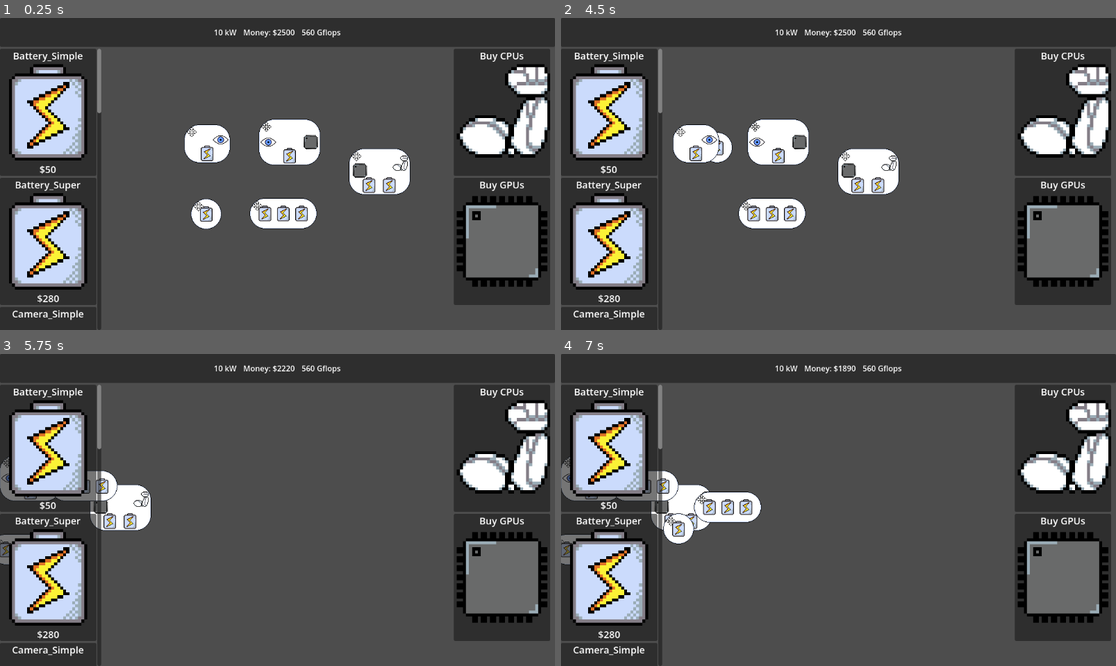
Above: before the commit, frames 1-4 (two rows, left to right).
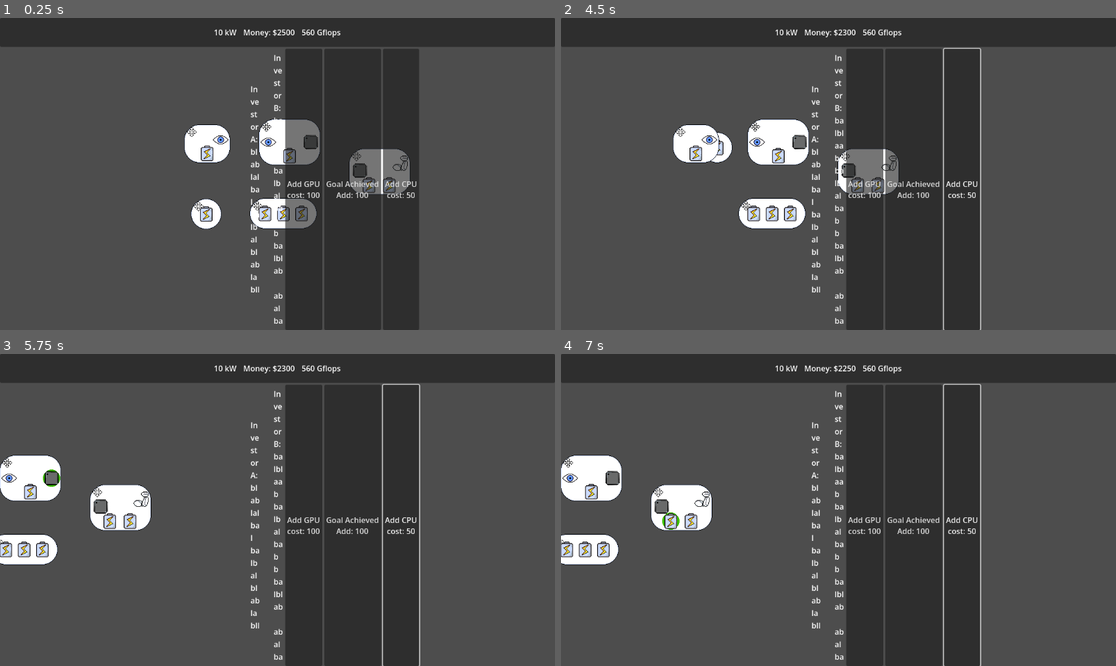
Above: after the commit, the same moments.

Repository: ARCsweden/GameJam2026SpringB
Game: Godot game, scene res://Scenes/Game/Game.tscn
Same seed, same stepped clock (60 frames per second), same inputs: the game is played once before the commit and once after it. The engine's default icon, where the game draws it, is replaced by a stand-in: a white triangle on a blue panel in a dark square.
Inputs (mouse positions are in pixels of both pictures, inside the frame that each line leads up to):
- Up to frame 1 (0.25 s): no input
- Up to frame 2 (4.5 s): click (866, 189) at 0.5 s, where only the run after the commit has a clickable "Add GPU cost: 100"; click (916, 189) at 1.25 s, where only the run after the commit has a clickable "Goal Achieved Add: 100"; click (960, 189) at 2 s, where only the run after the commit has a clickable "Add CPU cost: 50"; tap Enter at 2.75, 4.25 s; drag from (766, 214) to (783, 139) at 2.77 s; tap Space at 3.5 s; drag from (760, 205) to (783, 139) at 3.52 s; move the mouse to (827, 214) at 4.27 s; hold Right (pan_right) from 4.28 s (still down); click (827, 214) at 4.42 s
- Up to frame 3 (5.75 s): release Right (pan_right) at 5 s; drag from (27, 550) to (55, 478) at 5.02 s
- Up to frame 4 (7 s): tap Space at 5.75 s; drag from (605, 550) to (699, 500) at 5.77 s; drag from (572, 478) to (672, 522) at 6.52 s

The runs differ from the first frame. In frame 1, 51% of the frame differs, in the area x 0-100%, y 9-100%; in frame 2, 51%; in frame 3, 51%; in frame 4, 53%, in the area x 0-100%, y 3-100%.
Error after the commit: Parse Error: Could not find type "GoalRequirement" in the current scope. (res://Scripts/GoalData.gd:17)

Commit message:
fix mess

Diff:
--- a/Resources/Goal1.tres
+++ b/Resources/Goal1.tres
@@ -4,7 +4,10 @@
 [ext_resource type="Script" uid="uid://cmyshpwolbips" path="res://Scripts/GoalData.gd" id="1_w5eog"]
 [ext_resource type="Resource" uid="uid://kkg8e06fywo5" path="res://Resources/Goal3.tres" id="2_fi1ry"]
 [ext_resource type="Resource" uid="uid://bbpn4wl0wonps" path="res://Resources/Goal2.tres" id="3_7ijsc"]
-[ext_resource type="PackedScene" uid="uid://bs4vg30lta46q" path="res://Scenes/Game/Nodes/investor_arm.tscn" id="5_0vvac"]
+[ext_resource type="PackedScene" uid="uid://darq3a7grvg6n" path="res://Scenes/Game/Nodes/investor_passive.tscn" id="5_8u1eq"]
+[ext_resource type="Script" uid="uid://dbspp5vxa5rfs" path="res://Scripts/GoalRequirement.gd" id="6_0vvac"]
+[ext_resource type="Resource" uid="uid://bsdshgngocccn" path="res://Resources/req_vision.tres" id="7_g47mh"]
+[ext_resource type="Resource" uid="uid://d0sxcn2wvk8ya" path="res://Resources/req_compute.tres" id="8_grhjl"]
 
 [resource]
 script = ExtResource("1_w5eog")
@@ -18,5 +21,6 @@
 target_multiplier = 2.0
 reward_multiplier = 1.5
 icon = ExtResource("1_8u1eq")
-packed_scene = ExtResource("5_0vvac")
+packed_scene = ExtResource("5_8u1eq")
+requirements = Array[ExtResource("6_0vvac")]([ExtResource("7_g47mh"), ExtResource("8_grhjl")])
 metadata/_custom_type_script = "uid://cmyshpwolbips"
--- a/Resources/Goal2.tres
+++ b/Resources/Goal2.tres
@@ -3,6 +3,8 @@
 [ext_resource type="Script" uid="uid://cmyshpwolbips" path="res://Scripts/GoalData.gd" id="1_fswo7"]
 [ext_resource type="Texture2D" uid="uid://dl4e8na64nkak" path="res://Assets/Art/mcu.png" id="1_smwok"]
 [ext_resource type="PackedScene" uid="uid://bap75ypl22mi8" path="res://Scenes/Game/Nodes/investor_compute.tscn" id="3_uq566"]
+[ext_resource type="Script" uid="uid://dbspp5vxa5rfs" path="res://Scripts/GoalRequirement.gd" id="4_u0ltf"]
+[ext_resource type="Resource" uid="uid://bsdshgngocccn" path="res://Resources/req_vision.tres" id="5_1pph0"]
 
 [resource]
 script = ExtResource("1_fswo7")
@@ -13,4 +15,5 @@
 action_tag = "gpu"
 icon = ExtResource("1_smwok")
 packed_scene = ExtResource("3_uq566")
+requirements = Array[ExtResource("4_u0ltf")]([ExtResource("5_1pph0")])
 metadata/_custom_type_script = "uid://cmyshpwolbips"
--- a/Resources/Goal3.tres
+++ b/Resources/Goal3.tres
@@ -3,6 +3,8 @@
 [ext_resource type="Texture2D" uid="uid://dl4e8na64nkak" path="res://Assets/Art/mcu.png" id="1_cbafk"]
 [ext_resource type="Script" uid="uid://cmyshpwolbips" path="res://Scripts/GoalData.gd" id="1_umg5b"]
 [ext_resource type="PackedScene" uid="uid://bap75ypl22mi8" path="res://Scenes/Game/Nodes/investor_compute.tscn" id="3_rvgag"]
+[ext_resource type="Script" uid="uid://dbspp5vxa5rfs" path="res://Scripts/GoalRequirement.gd" id="4_lrmp1"]
+[ext_resource type="Resource" uid="uid://bsdshgngocccn" path="res://Resources/req_vision.tres" id="5_l1clu"]
 
 [resource]
 script = ExtResource("1_umg5b")
@@ -13,4 +15,5 @@
 action_tag = "cpu"
 icon = ExtResource("1_cbafk")
 packed_scene = ExtResource("3_rvgag")
+requirements = Array[ExtResource("4_lrmp1")]([ExtResource("5_l1clu")])
 metadata/_custom_type_script = "uid://cmyshpwolbips"
--- a/Resources/Object_Detection.tres
+++ b/Resources/Object_Detection.tres
@@ -9,5 +9,5 @@
 module_name = "Object_Detection"
 cost = 50
 packed_scene = ExtResource("2_1b58m")
-action_tag = "object_detection"
+action_tag = "vision"
 icon = ExtResource("1_r7ena")
--- a/Scenes/Game/Nodes/investor_arm.tscn
+++ b/Scenes/Game/Nodes/investor_arm.tscn
@@ -4,10 +4,6 @@
 [ext_resource type="Script" uid="uid://cqifnoensgc8o" path="res://Scenes/Game/Nodes/scematic_investor_node.gd" id="2_eh8y6"]
 [ext_resource type="PackedScene" uid="uid://papeltj4fgxv" path="res://Scenes/Game/node_slot.tscn" id="2_on32t"]
 [ext_resource type="Texture2D" uid="uid://cbh58ek5y54tv" path="res://Assets/Art/arm.png" id="3_eh8y6"]
-[ext_resource type="Script" uid="uid://y4yfi83dvdca" path="res://Scripts/GoalItemUI.gd" id="4_ctwj1"]
-
-[sub_resource type="LabelSettings" id="LabelSettings_on32t"]
-font_size = 10
 
 [node name="InvestorArm" unique_id=1799637696 instance=ExtResource("1_ctwj1")]
 script = ExtResource("2_eh8y6")
@@ -20,20 +16,8 @@
 texture = ExtResource("3_eh8y6")
 type = 3
 
-[node name="VBoxContainer" type="VBoxContainer" parent="." index="3" unique_id=114266303]
-offset_left = 45.0
-offset_top = 29.0
+[node name="BarsContainer" type="VBoxContainer" parent="." index="3" unique_id=2022251604]
+offset_left = 44.0
+offset_top = 13.0
 offset_right = 115.0
-offset_bottom = 68.0
-script = ExtResource("4_ctwj1")
-
-[node name="Label" type="Label" parent="VBoxContainer" index="0" unique_id=1358125754]
-custom_minimum_size = Vector2(10, 10)
-layout_mode = 2
-label_settings = SubResource("LabelSettings_on32t")
-autowrap_mode = 3
-
-[node name="ProgressBar" type="ProgressBar" parent="VBoxContainer" index="1" unique_id=763369301]
-custom_minimum_size = Vector2(10, 10)
-layout_mode = 2
-show_percentage = false
+offset_bottom = 84.0
--- a/Scenes/Game/Nodes/investor_compute.tscn
+++ b/Scenes/Game/Nodes/investor_compute.tscn
@@ -4,10 +4,6 @@
 [ext_resource type="Script" uid="uid://cqifnoensgc8o" path="res://Scenes/Game/Nodes/scematic_investor_node.gd" id="2_j5mho"]
 [ext_resource type="PackedScene" uid="uid://papeltj4fgxv" path="res://Scenes/Game/node_slot.tscn" id="3_7pbx1"]
 [ext_resource type="Texture2D" uid="uid://dl4e8na64nkak" path="res://Assets/Art/mcu.png" id="4_ob7mo"]
-[ext_resource type="Script" uid="uid://y4yfi83dvdca" path="res://Scripts/GoalItemUI.gd" id="5_ywca7"]
-
-[sub_resource type="LabelSettings" id="LabelSettings_51kxl"]
-font_size = 10
 
 [node name="InvestorCompute" unique_id=1799637696 instance=ExtResource("1_t1j5y")]
 script = ExtResource("2_j5mho")
@@ -20,20 +16,8 @@
 texture = ExtResource("4_ob7mo")
 type = 2
 
-[node name="VBoxContainer" type="VBoxContainer" parent="." index="3" unique_id=606330067]
-offset_left = 45.0
-offset_top = 29.0
+[node name="BarsContainer" type="VBoxContainer" parent="." index="3" unique_id=1805800629]
+offset_left = 44.0
+offset_top = 13.0
 offset_right = 115.0
-offset_bottom = 68.0
-script = ExtResource("5_ywca7")
-
-[node name="Label" type="Label" parent="VBoxContainer" index="0" unique_id=677681245]
-custom_minimum_size = Vector2(10, 10)
-layout_mode = 2
-label_settings = SubResource("LabelSettings_51kxl")
-autowrap_mode = 3
-
-[node name="ProgressBar" type="ProgressBar" parent="VBoxContainer" index="1" unique_id=251803453]
-custom_minimum_size = Vector2(10, 10)
-layout_mode = 2
-show_percentage = false
+offset_bottom = 84.0
--- a/Scenes/Game/Nodes/scematic_investor_node.gd
+++ b/Scenes/Game/Nodes/scematic_investor_node.gd
@@ -1,30 +1,54 @@
 extends SchematicsNode
 class_name GoalSchematicNode
 
-@onready var progress_bar: ProgressBar = $VBoxContainer/ProgressBar
-@onready var label: Label = $VBoxContainer/Label
+@onready var bars_container: VBoxContainer = $BarsContainer
 
 var my_goal_id: String = ""
 
-# Called by the Schematic exactly when it spawns
+# Dictionaries to quickly find the right UI elements when a signal arrives
+var progress_bars: Dictionary = {}
+var labels: Dictionary = {}
+
 func setup(goal: GoalData) -> void:
 	my_goal_id = goal.goal_id
 
-	# Setup visuals
-	progress_bar.max_value = goal.target_value
-	progress_bar.value = 0
-	label.text = goal.description + " (0/" + str(goal.target_value) + ")"
+	# Generate UI for every requirement
+	for req in goal.requirements:
+		var item_container = VBoxContainer.new()
+		var lbl = Label.new()
+		var pb = ProgressBar.new()
 
-	# Listen to the GoalManager!
+		lbl.text = req.description + " (0/" + str(req.target_value) + ")"
+		pb.max_value = req.target_value
+		pb.value = 0
+		pb.custom_minimum_size = Vector2(100, 15)
+
+		item_container.add_child(lbl)
+		item_container.add_child(pb)
+		bars_container.add_child(item_container)
+
+		# Save them to our dictionaries using the action_tag as the Key
+		progress_bars[req.action_tag] = pb
+		labels[req.action_tag] = lbl
+
 	GoalManager.goal_progress_updated.connect(_on_progress_updated)
 	GoalManager.goal_completed.connect(_on_goal_completed)
 
-func _on_progress_updated(goal_id: String, current: int, target: int) -> void:
+# Notice the new 'action_tag' parameter here!
+func _on_progress_updated(goal_id: String, action_tag: String, current: int, target: int) -> void:
+	if goal_id == my_goal_id:
+		# Check if we have a progress bar for this specific tag
+		if progress_bars.has(action_tag):
+			progress_bars[action_tag].value = current
 
-	if goal_id == my_goal_id:
-		progress_bar.value = current
-		label.text = GoalManager.goal_definitions[goal_id].description + " (" + str(current) + "/" + str(target) + ")"
+			# Find the description from the GoalManager to format the text
+			var desc = ""
+			for req in GoalManager.goal_definitions[goal_id].requirements:
+				if req.action_tag == action_tag:
+					desc = req.description
+					break
 
+			labels[action_tag].text = desc + " (" + str(current) + "/" + str(target) + ")"
 func _on_goal_completed(goal_id: String) -> void:
 	if goal_id == my_goal_id:
 		# The goal is done! Play a sound/particle here if you want, then delete it.
--- a/Scenes/Game/schematic.gd
+++ b/Scenes/Game/schematic.gd
@@ -11,8 +11,13 @@
 
 func _ready() -> void:
 	EconomyManager.initialize_game(Constants.STARTING_MONEY)
-	GoalManager.call_deferred("activate_single_goal",cpu_goal)
-	GoalManager.call_deferred("activate_single_goal",gpu_goal)
+	#GoalManager.call_deferred("activate_single_goal",cpu_goal)
+	#GoalManager.call_deferred("activate_single_goal",gpu_goal)
+	GoalManager.call_deferred("unlock_goal_for_store",cpu_goal)
+	GoalManager.call_deferred("unlock_goal_for_store",gpu_goal)
+	#GoalManager.unlock_goal_for_store(cpu_goal)
+	#GoalManager.unlock_goal_for_store(gpu_goal)
+
 
 	SignalBus.node_entered.connect(_on_node_entered)
 	SignalBus.node_exited.connect(_on_node_exited)
@@ -42,6 +47,7 @@
 	# 4. Hijack the master node variable!
 	node = new_goal_node
 	dragging = true
+	GoalManager.activate_single_goal(goal)
 
 # --- Spawn the Regular Node ---
 func _on_spawn_from_store(module: ModuleData) -> void:
--- a/Scenes/UI/sidebars.tscn
+++ b/Scenes/UI/sidebars.tscn
@@ -16,6 +16,7 @@
 [ext_resource type="Resource" uid="uid://c27bt5ygaamp0" path="res://Resources/Object_Detection.tres" id="9_h0ar1"]
 [ext_resource type="Resource" uid="uid://c0p8lydruxjxk" path="res://Resources/Arm_Simple.tres" id="10_i7w1n"]
 [ext_resource type="Script" uid="uid://cxwn8yrjkyp3v" path="res://Scripts/ModuleData.gd" id="10_sr12i"]
+[ext_resource type="Resource" uid="uid://dlalqb133e4vq" path="res://Resources/Compute.tres" id="11_h0ar1"]
 [ext_resource type="Script" uid="uid://bvri523cqqbw4" path="res://Scripts/GoalsStoreGrid.gd" id="17_xo0gq"]
 [ext_resource type="PackedScene" uid="uid://c8q18rwxj14nt" path="res://Scenes/Game/goal_store_item_ui.tscn" id="18_lu8f2"]
 
@@ -281,7 +282,7 @@
 layout_mode = 2
 script = ExtResource("8_43ur1")
 store_item_scene = ExtResource("9_6ptox")
-available_modules = Array[ExtResource("10_sr12i")]([ExtResource("5_et7fu"), ExtResource("6_xo0gq"), ExtResource("7_lu8f2"), ExtResource("9_h0ar1"), ExtResource("10_i7w1n"), ExtResource("5_tko4l"), ExtResource("3_43ur1"), ExtResource("5_sr12i"), ExtResource("3_43ur1"), ExtResource("3_43ur1")])
+available_modules = Array[ExtResource("10_sr12i")]([ExtResource("5_et7fu"), ExtResource("6_xo0gq"), ExtResource("7_lu8f2"), ExtResource("9_h0ar1"), ExtResource("10_i7w1n"), ExtResource("5_tko4l"), ExtResource("11_h0ar1"), ExtResource("5_sr12i"), ExtResource("3_43ur1"), ExtResource("3_43ur1")])
 
 [node name="Goal" type="MarginContainer" parent="." unique_id=1347628786]
 visible = false
--- a/Scripts/GoalData.gd
+++ b/Scripts/GoalData.gd
@@ -1,18 +1,20 @@
 extends Resource
 class_name GoalData
+
+enum LogicType {ACTIVE, PASSIVE}
 
 @export var goal_id: String
 @export var description: String
 @export var reward_amount: int
-@export var target_value: int
 @export var next_goals: Array[GoalData]
 @export var is_repeatable: bool = false
-@export var action_tag: String
 @export var target_multiplier: float = 1.0
 @export var reward_multiplier: float = 1.0
 @export var icon: Texture2D
 @export var packed_scene: PackedScene
 @export_multiline var goal_text: String
+@export var logic_type: LogicType = LogicType.PASSIVE
+@export var requirements: Array[GoalRequirement]
 #@export var amount_of_CPU: int
 #@export var amount_of_GPU: int
 #@export var amount_of_cameras: int # e.g., "Connect 5 pipes" -> target_value = 5
--- a/Scripts/GoalItemUI.gd
+++ b/Scripts/GoalItemUI.gd
@@ -10,12 +10,12 @@
 func setup(goal: GoalData) -> void:
 	print("SETUP GOALS TO XX")
 	base_description = goal.description
-	progress_bar.max_value = goal.target_value
-	update_progress(0, goal.target_value)
+	#progress_bar.max_value = goal.target_value
+	#update_progress(0, goal.target_value)
 
 # Called every time progress is made
 func update_progress(current: int, target: int) -> void:
-	progress_bar.max_value = target
-	progress_bar.value = current
+	#progress_bar.max_value = target
+	#progress_bar.value = current
 	# Using Godot's string formatting to make it look like: "Buy CPU (1/2)"
 	label.text = "%s (%d/%d)" % [base_description, current, target]
--- a/Scripts/GoalManager.gd
+++ b/Scripts/GoalManager.gd
@@ -17,6 +17,12 @@
 	for goal in goals_array:
 		activate_single_goal(goal)
 
+# --- 1. THE UNLOCKER (Sends the goal to the Store) ---
+func unlock_goal_for_store(base_goal: GoalData) -> void:
+	# We don't track progress yet! We just tell the UI to create a button.
+	print("Goal Unlocked in Store: ", base_goal.goal_id)
+	SignalBus.goal_unlocked.emit(base_goal)
+
 # METHOD B: Add a single goal dynamically
 func activate_single_goal(base_goal: GoalData) -> void:
 	# First check if it's already active to prevent duplicates
@@ -24,8 +30,13 @@
 		var goal = base_goal.duplicate()
 		# 1. Save the Resource data so we know the target and reward later
 		goal_definitions[goal.goal_id] = goal
+
+		var progress_dict = {}
+		for req in goal.requirements:
+			progress_dict[req.action_tag]=0
+
 		# 2. Add it to active goals and set its starting progress to 0
-		active_goals[goal.goal_id] = 0
+		active_goals[goal.goal_id] = progress_dict
 
 		print("New Goal Added: ", goal.goal_id)
 		goal_activated.emit(goal)
@@ -38,29 +49,42 @@
 		active_goals[goal.goal_id] = 0
 # Replace add_progress with this new function:
 func trigger_action(action: String, amount: int = 1) -> void:
-	# A temporary list to hold goals that finish during this loop
 	var goals_to_complete: Array[String] = []
 
-	# 1. Loop through every currently active goal
 	for goal_id in active_goals.keys():
 		var goal_data = goal_definitions[goal_id]
+		var progress = active_goals[goal_id] # This is now a Dictionary
 
-		# 2. Check if this goal cares about the action that just happened
-		if goal_data.action_tag == action:
+		# Does this goal care about the action that just happened?
+		if progress.has(action):
+			progress[action] += amount
 
-			# 3. Add progress and tell the UI to update
-			active_goals[goal_id] += amount
-			var target = goal_data.target_value
-			goal_progress_updated.emit(goal_id, active_goals[goal_id], target)
+			# Find the target value for this specific action
+			var target = 0
+			for req in goal_data.requirements:
+				if req.action_tag == action:
+					target = req.target_value
+					break
 
-			# 4. If it hit the target, mark it for completion!
-			if active_goals[goal_id] >= target:
+			# Tell the UI to update this specific bar
+			goal_progress_updated.emit(goal_id, action, progress[action], target)
+
+			# Check if the ENTIRE goal is finished
+			if _is_goal_complete(goal_id):
 				goals_to_complete.append(goal_id)
 
-	# 5. Safely finish and remove the goals after the loop is done
 	for finished_goal_id in goals_to_complete:
 		_finish_and_remove_goal(finished_goal_id)
+# Helper function to check if all requirements hit their target
+func _is_goal_complete(goal_id: String) -> bool:
+	var goal_data = goal_definitions[goal_id]
+	var progress = active_goals[goal_id]
 
+	for req in goal_data.requirements:
+		if progress[req.action_tag] < req.target_value:
+			return false # Found one that isn't done yet!
+
+	return true # All requirements met!
 # The pipeline script calls this when a player does something good
 #func add_progress(goal_id: String, amount: int = 1):
 #	print("Goal Process")
@@ -73,33 +97,6 @@
 #		if active_goals[goal_id] >= target:
 #			complete_goal(goal_id)
 
-func complete_goal(goal_id: String):
-	var completed_goal_data = goal_definitions[goal_id]
-	var reward = goal_definitions[goal_id].reward_amount
-	print("Goal Completed: ", goal_id)
-	# Talk to the other Autoload to give the player money!
-	EconomyManager.add_money(reward)
-	EconomyManager.goal_completed.emit(goal_id, reward)
-
-	for next_goal in completed_goal_data.next_goals:
-		print("Next goal", next_goal)
-		if next_goal != null:
-			activate_single_goal(next_goal)
-			print("New goal added", next_goal)
-
-	if completed_goal_data.is_repeatable:
-		# Reset the progress back to 0
-		active_goals[goal_id] = 0
-
-		# Tell the UI to update the visual bar back down to 0
-		goal_progress_updated.emit(goal_id, 0, completed_goal_data.target_value)
-		print("Repeatable Goal Reset: ", goal_id)
-	else:
-		# Remove from active goals so it can't be completed twice
-		active_goals.erase(goal_id)
-		goal_definitions.erase(goal_id)
-		print("Goal Completed and Removed")
-
 func _finish_and_remove_goal(goal_id: String) -> void:
 	# Grab the data before we do anything
 	var completed_goal_data = goal_definitions[goal_id]
@@ -111,23 +108,30 @@
 	# 2. Trigger the next goals in the chain (if there are any)
 	for next_goal in completed_goal_data.next_goals:
 		if next_goal != null:
-			activate_single_goal(next_goal)
+			unlock_goal_for_store(next_goal)
 
 	# 3. --- THE REPEATABLE LOGIC ---
 	if completed_goal_data.is_repeatable:
-		# 1. Multiply the target and reward for the NEXT round (convert float back to int)
-		completed_goal_data.target_value = int(completed_goal_data.target_value * completed_goal_data.target_multiplier)
+
+		# Scale the overall reward for the next tier
 		completed_goal_data.reward_amount = int(completed_goal_data.reward_amount * completed_goal_data.reward_multiplier)
 
-		# Reset the progress back to 0
-		active_goals[goal_id] = 0
+		# Loop through EVERY requirement and scale its specific target value
+		for req in completed_goal_data.requirements:
+			req.target_value = int(req.target_value * completed_goal_data.target_multiplier)
 
-		# Tell the UI to update the visual bar back down to 0
+		# Tell the board to DESTROY the node!
 		goal_completed.emit(goal_id)
-		goal_activated.emit(completed_goal_data)
-		#goal_progress_updated.emit(goal_id, 0, completed_goal_data.target_value)
-		print("Repeatable Goal Reset: ", goal_id)
 
+		# STOP tracking it on the board
+		active_goals.erase(goal_id)
+		# We also remove it from the board definitions so it doesn't leave ghost data
+		goal_definitions.erase(goal_id)
+
+		# Send the newly scaled clone back to the Store!
+		unlock_goal_for_store(completed_goal_data)
+
+		print("Repeatable Goal scaled and returned to store! ", goal_id)
 	else:
 		# It's a one-time goal. Tell the UI to delete it entirely.
 		goal_completed.emit(goal_id)
--- a/Scripts/GoalsStoreGrid.gd
+++ b/Scripts/GoalsStoreGrid.gd
@@ -5,14 +5,17 @@
 func _ready() -> void:
 	pass
 	# Listen for when goals activate (this handles chains automatically!)
-	GoalManager.goal_activated.connect(_on_goal_activated)
+	#GoalManager.goal_activated.connect(_on_goal_activated)
+	SignalBus.goal_unlocked.connect(_on_goal_unlocked)
 
 	# Race-condition check: Spawn any goals that activated BEFORE this UI loaded
 	for goal_id in GoalManager.active_goals.keys():
 		var goal_data = GoalManager.goal_definitions[goal_id]
 		_spawn_store_button(goal_data)
 
-func _on_goal_activated(goal: GoalData) -> void:
+#func _on_goal_activated(goal: GoalData) -> void:
+#	_spawn_store_button(goal)
+func _on_goal_unlocked(goal: GoalData) -> void:
 	_spawn_store_button(goal)
 
 func _spawn_store_button(goal: GoalData) -> void:
--- a/Scripts/SignalBus.gd
+++ b/Scripts/SignalBus.gd
@@ -16,3 +16,4 @@
 signal disconnect_slot_flow(start_slot: NodeSlot, end_slot: NodeSlot)
 signal spawn_from_store(module: ModuleData)
 signal spawn_goal_from_store(module: GoalData)
+signal goal_unlocked(goal: GoalData)
